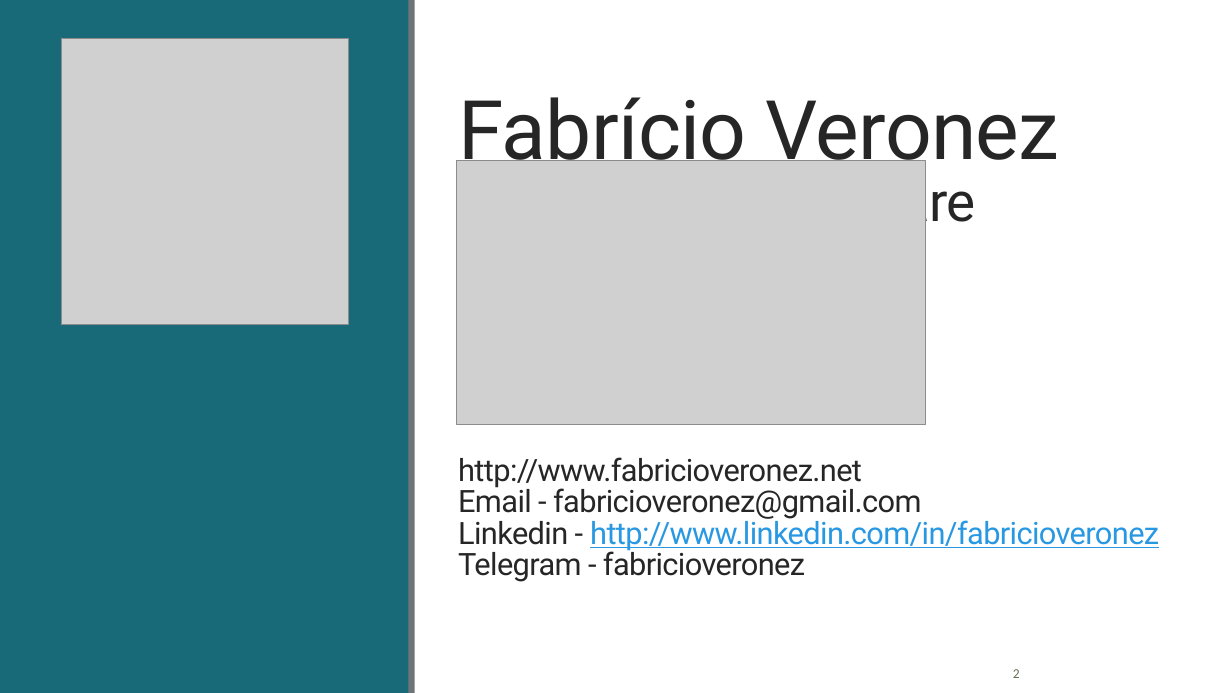
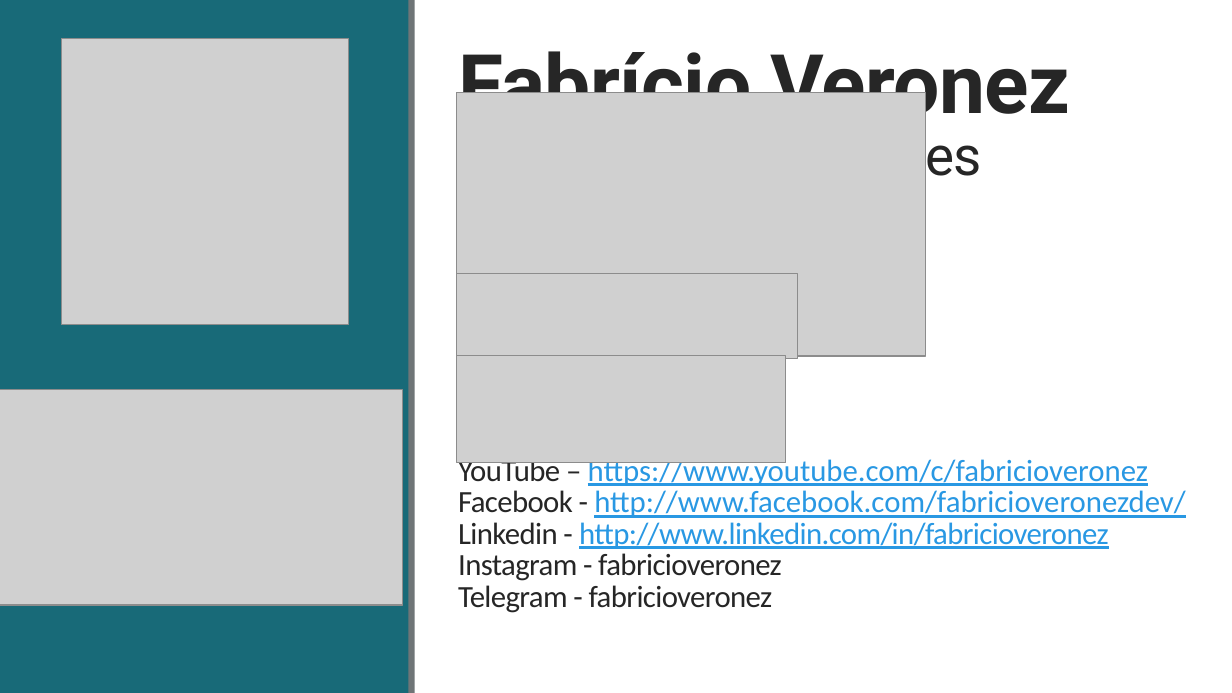
Before and after one commit to fabricioveronez/ApresentacaoAnatomiaDeployK8S, a slide deck: slide 2 of docs/AnatomiaDeployK8S.pptx. Drawn at 1232x693 pixels with LibreOffice and Linux fonts; fonts in the diff are those of the drawing; grey boxes stand for pictures. Boxes give left, top, right and bottom in pixels: in the first picture for what was removed or moved away, otherwise in the second. Text is boxed around its words. In the diff, an @@ line names an element or a change of style, - is before the commit and + after.

```diff
--- a/docs/AnatomiaDeployK8S.pptx
+++ b/docs/AnatomiaDeployK8S.pptx
@@ text "Fabrício Veronez": place and size @@
-text "Fabrício Veronez" at [458, 97, 1060, 234]
+text "Fabrício Veronez" at [458, 38, 1071, 188]
@@ text at [458, 38, 1071, 133]: bold on in "Fabrício Veronez" @@
@@ picture: place and size @@
-picture at [456, 160, 925, 424]
+picture at [456, 92, 925, 356]
@@ text at [762, 125, 982, 188]: text changed @@
-Arquiteto de Software
+Arquiteto de Soluções
@@ picture added at [456, 274, 797, 359] @@
@@ picture added at [456, 356, 785, 462] @@
@@ picture added at [0, 389, 402, 605] @@
@@ text at [458, 455, 1185, 518]: text changed; font Roboto to Calibri; text colour #262626 to #2998E3 @@
-http://www.fabricioveronez.net
-Email - fabricioveronez@gmail.com
+YouTube – https://www.youtube.com/c/fabricioveronez
+Facebook - http://www.facebook.com/fabricioveronezdev/
@@ text at [458, 522, 1109, 613]: font Roboto to Calibri in "Linkedin - http://www.linkedin.com/in/fabricioveronez", "Telegram - fabricioveronez" @@
@@ text at [458, 553, 782, 581]: paragraph added @@
+Instagram - fabricioveronez
@@ page number removed at [1013, 669, 1020, 678] @@
-2
```
Also in this commit, not shown: 1 slide added, 1 slide removed.
